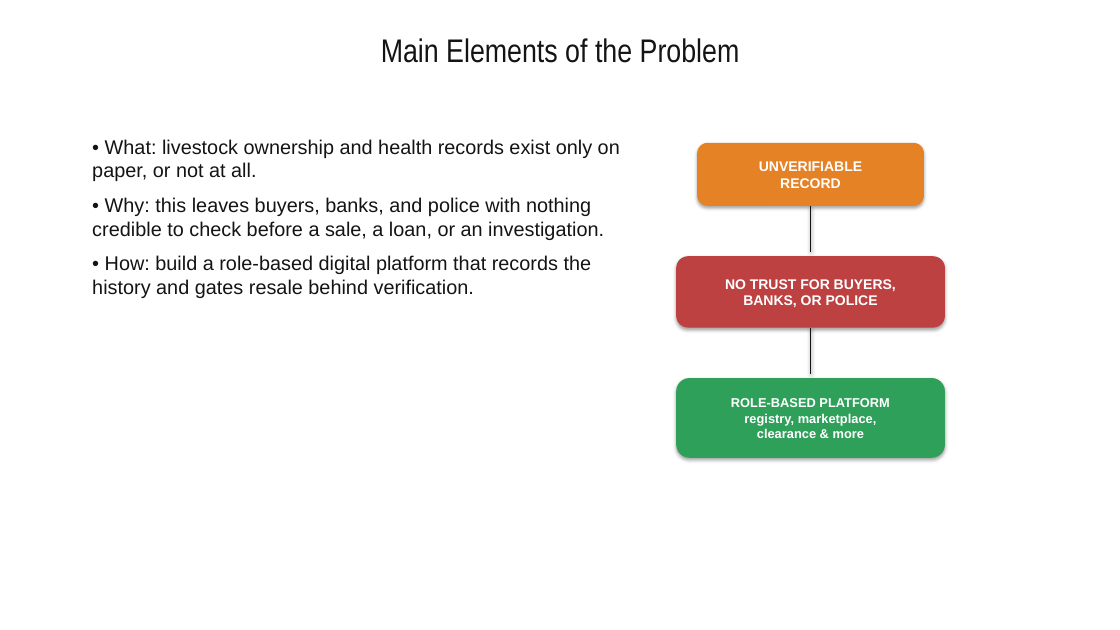
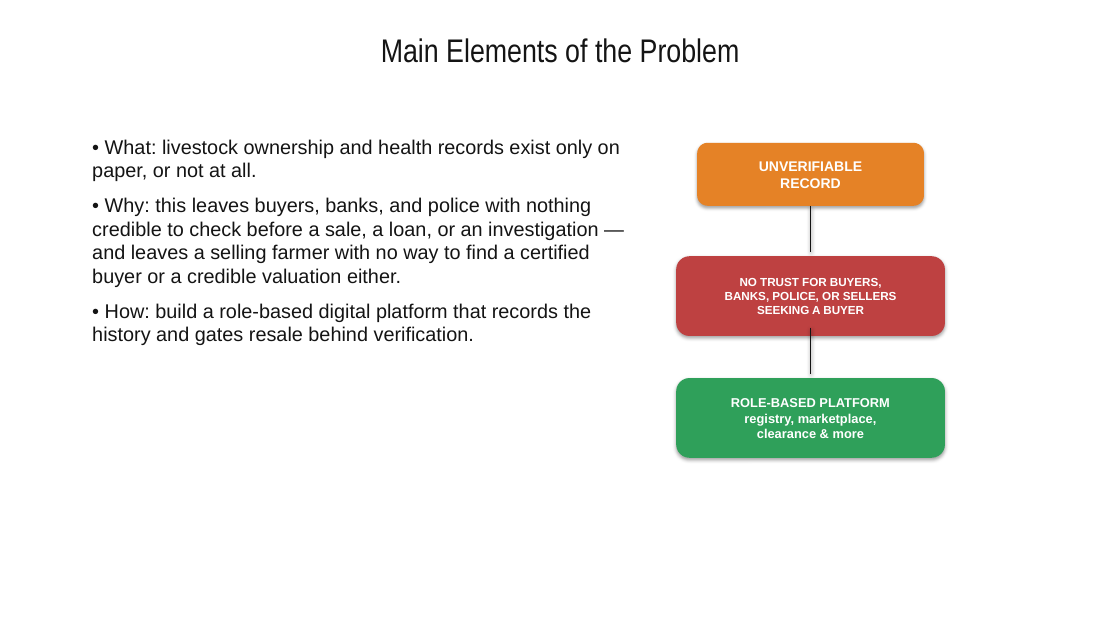
Before and after one commit to ARNOLDMAPINDU/PFUMA-INGCEBO-PART-5-PROJECT, a slide deck: slide 4 of DOCUMENTATION/PRESENTATIONS/PFUMA_INGCEBO_Progress_Presentation.pptx. Drawn at 1120x630 pixels with LibreOffice and Linux fonts; fonts in the diff are those of the drawing. Boxes give left, top, right and bottom in pixels: in the first picture for what was removed or moved away, otherwise in the second. Text is boxed around its words. In the diff, an @@ line names an element or a change of style, - is before the commit and + after.

```diff
--- a/DOCUMENTATION/PRESENTATIONS/PFUMA_INGCEBO_Progress_Presentation.pptx
+++ b/DOCUMENTATION/PRESENTATIONS/PFUMA_INGCEBO_Progress_Presentation.pptx
@@ text at (92, 197, 598, 287): text changed @@
-• Why: this leaves buyers, banks, and police with nothing credible to check before a sale, a loan, or an investigation.
+• Why: this leaves buyers, banks, and police with nothing credible to check before a sale, a loan, or an investigation — and leaves a selling farmer with no way to find a certified buyer or a credible valuation either.
@@ rounded rectangle "NO TRUST FOR BUYERS,": place and size @@
-rounded rectangle "NO TRUST FOR BUYERS," at (676, 256, 945, 328)
+rounded rectangle "NO TRUST FOR BUYERS," at (676, 256, 945, 336)
@@ text in rounded rectangle at (725, 292, 897, 314): text changed; size 12 to 10 pt @@
-BANKS, OR POLICE
+BANKS, POLICE, OR SELLERS
+SEEKING A BUYER
@@ text in rounded rectangle at (740, 278, 882, 288): size 12 to 10 pt in "NO TRUST FOR BUYERS," @@
```
Also in this commit, not shown: 1 other file.
